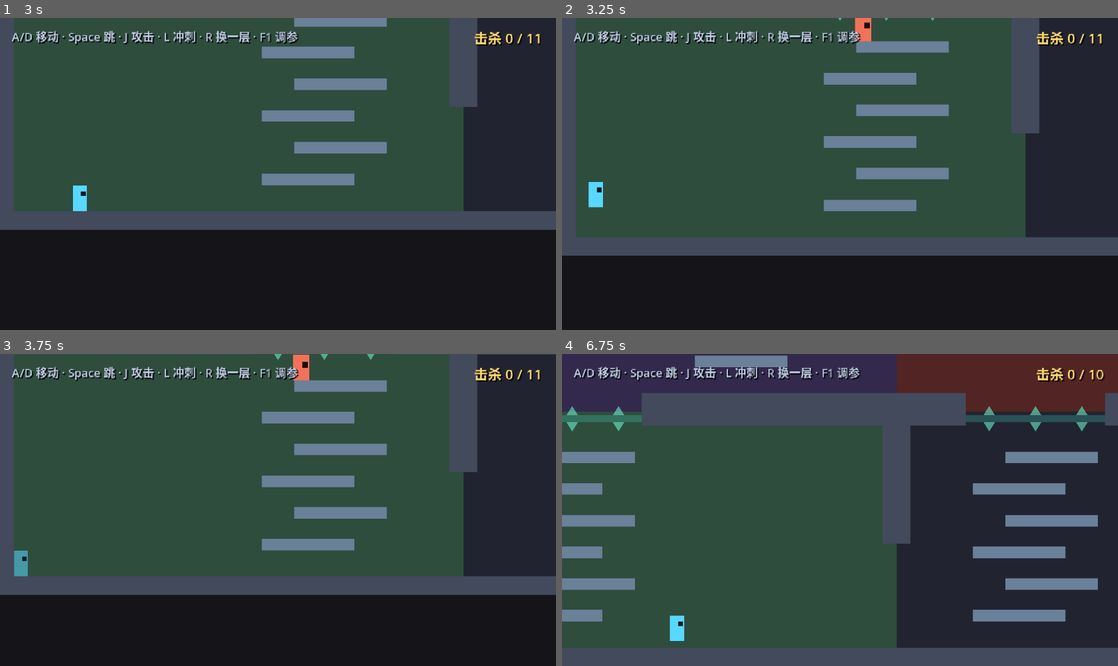
Above: before the commit, frames 1-4 (two rows, left to right).
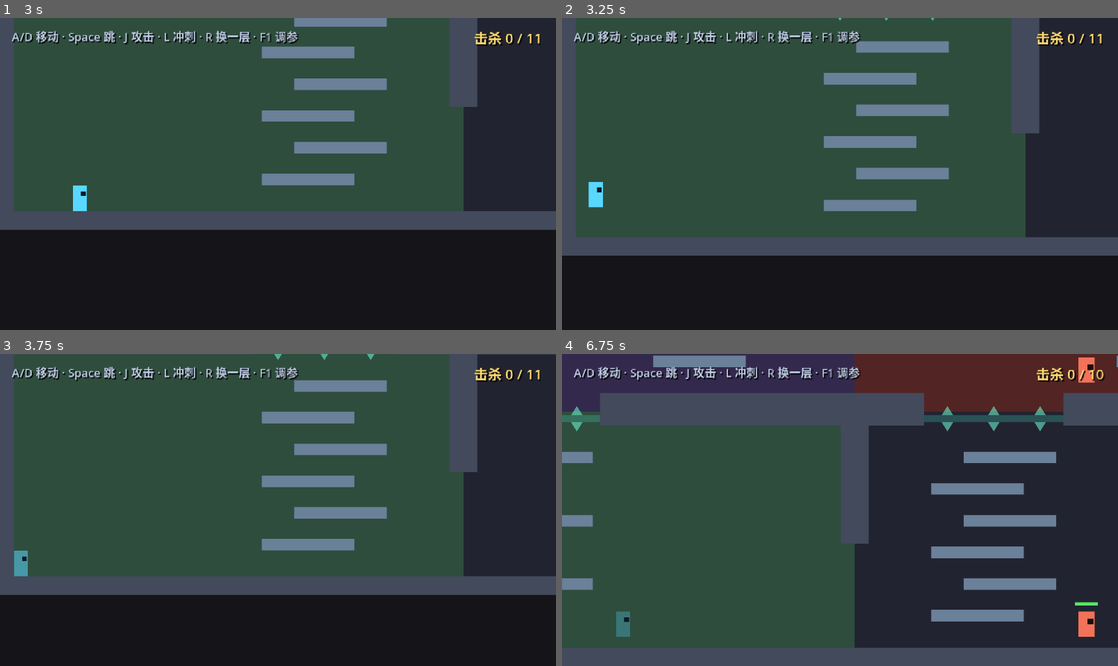
Above: after the commit, the same moments.

Repository: Palard-Lancelot/Palard-ZMD
Game: Godot game, scene res://scenes/world/generated_level.tscn
The game is run twice, just before and just after one commit, with the same random seed, the same clock (stepped at 60 frames per second) and the same inputs. This scene is started directly instead of the project's main scene.
Inputs:
- Up to frame 1 (3 s): tap Enter at 0.5 s; hold D (move_right) 0.53-2.03 s; tap J (attack) at 0.6, 2.85 s; tap Space (jump) at 0.77, 1.52 s; tap L (dash) at 1.35 s; hold A (move_left) from 2.03 s (still down); tap R at 2.1 s
- Up to frame 2 (3.25 s): keep holding A (move_left); tap Space (jump) at 3.02 s
- Up to frame 3 (3.75 s): keep holding A (move_left); tap L (dash) at 3.6 s
- Up to frame 4 (6.75 s): tap Space (jump) at 3.77, 4.25, 4.52, 6.02 s; release A (move_left) at 4.28 s; hold D (move_right) from 4.28 s (still down); tap R at 4.35, 6.6 s; tap J (attack) at 5.1 s; tap L (dash) at 5.85 s

Frame 1 is identical in both runs. In frame 2, 0.2% of the frame differs, in the area x 52-56%, y 0-8%; in frame 3, 0.2%; in frame 4, 17%, in the area x 0-100%, y 0-95%.

Commit message:
fix(levelgen): 敌人刷新点卡在竖井口 —— 移到房间中央
截图显示：玩家已经爬到竖井口，但旁边紧贴着一个处于前摇的敌人，
一爬上来就被打，体感就是"跳不上去"。

原因：敌人刷在 room_center + 60，而竖井位于 room_center ± 80，
竖井跨度 ±(80±60) = ±20..±140 —— +60 正落在竖井范围内。

修复：敌人刷在房间正中央（两条竖井之间的实地上）。

这是本任务第 6 次修改，每次都是同一类问题的不同表现：
  1. 实心台阶撞头
  2. 台阶余量不足
  3. 上下洞错位撞地板
  4. 洞不可见
  5. 对准容差过小
  6. **敌人挡在通道口**（不是几何问题，是内容摆放问题）

前 5 个是"走不过去"，第 6 个是"走过去也被打回来"。
玩家体感无法区分这两者 —— 都表现为"我上不去"。

教训：验证"能不能通过"时，必须排除其他干扰源（敌人）。
本次是看截图发现的，自动化测试不会暴露这个。

验证：12 套件 72/72 通过

Diff:
--- a/scripts/world/generated_level.gd
+++ b/scripts/world/generated_level.gd
@@ -86,7 +86,10 @@
 			continue
 		var center: Vector2 = LevelBuilder.room_center(graph, room["id"])
 		var e := RusherScene.instantiate()
-		e.position = center + Vector2(60.0, 0.0)
+		# ⚠️ 刷在房间中央，不要偏移。
+		#    竖井位于 room_center ± 80，之前刷在 +60 会**正好卡在竖井口**，
+		#    玩家爬上来的第一时间就被打，看起来像"跳不上去"。
+		e.position = center
 		e.add_to_group("generated_enemy")
 		add_child(e)
 		if e.has_signal("died"):
